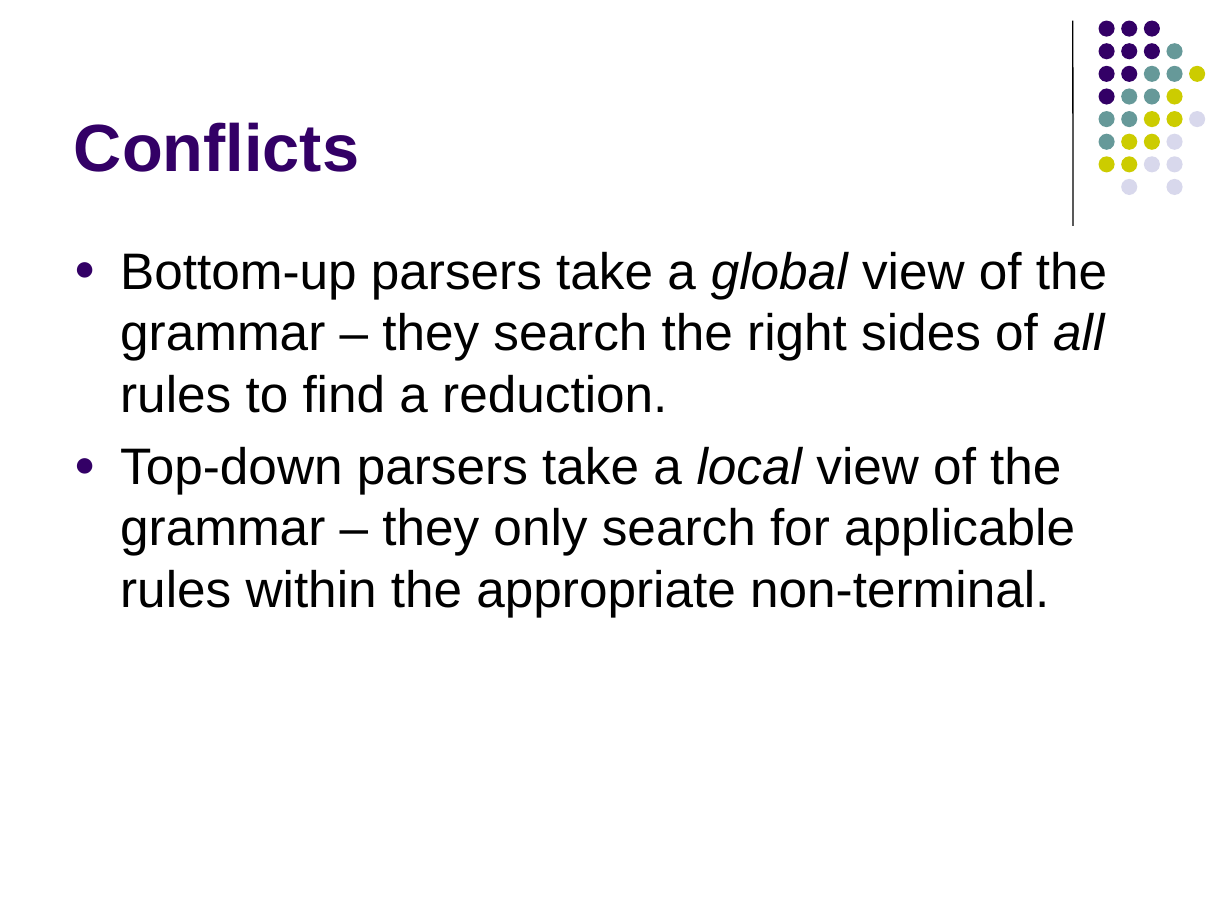
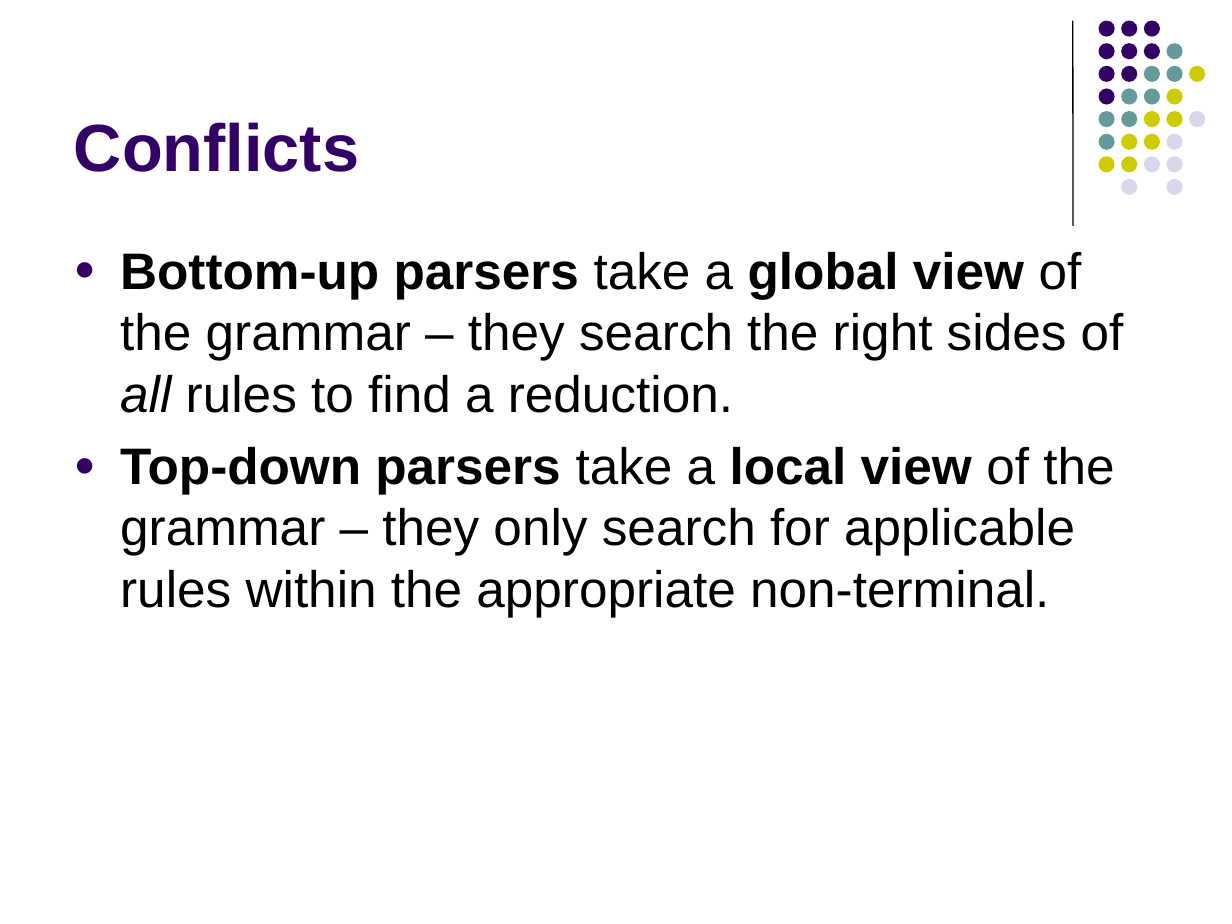
Before and after one commit to lutzhamel/CSC402, a slide deck: slide 19 of notes/csc402-ln021.pptx (slide 21 before the commit). Drawn at 1232x924 pixels with LibreOffice and Linux fonts; fonts in the diff are those of the drawing. Boxes give left, top, right and bottom in pixels: in the first picture for what was removed or moved away, otherwise in the second. Text is boxed around its words. In the diff, an @@ line names an element or a change of style, - is before the commit and + after.

```diff
--- a/notes/csc402-ln021.pptx
+++ b/notes/csc402-ln021.pptx
@@ text "Bottom-up parsers take a global ..." at [120,251,1124,617]: bold on in "Bottom-up parsers global view", "Top-down parsers local view"; italic off in "global", "local" @@
```
Also in this commit, not shown: 4 other slides changed, 3 slides added, 5 slides removed, 1 other file.
